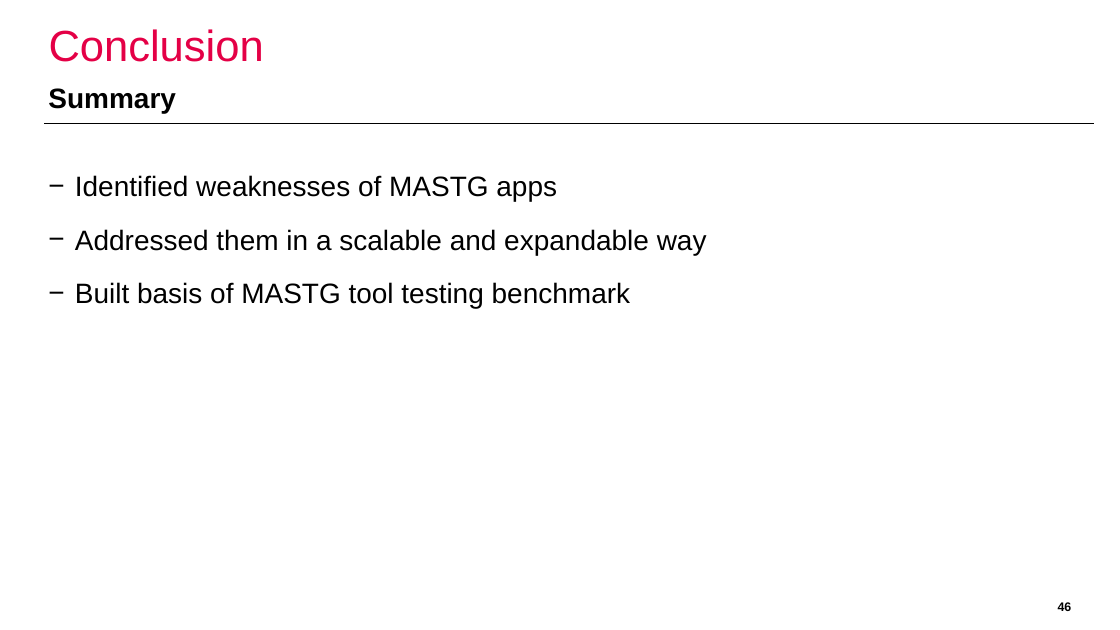
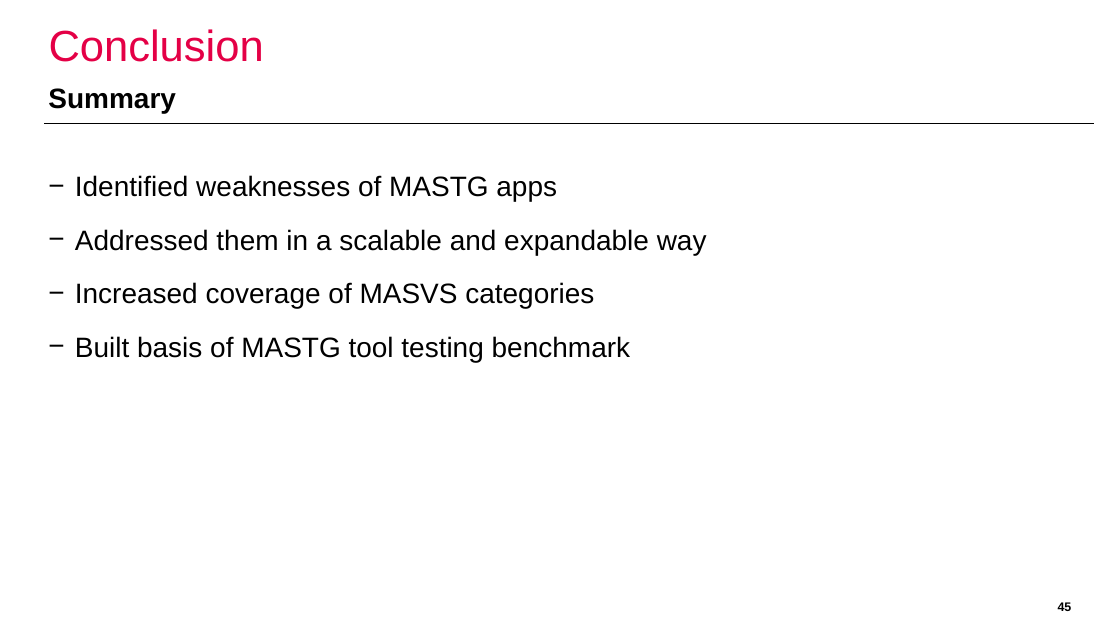
Before and after one commit to domi-cmd/Reference_Application_for_OWASP_MASTG, a slide deck: slide 45 of dev_documents/presentation/ba_thesis_presentation_kronig.pptx (slide 46 before the commit). Drawn at 1120x630 pixels with LibreOffice and Linux fonts; fonts in the diff are those of the drawing; background and template pictures are left out. Boxes give left, top, right and bottom in pixels: in the first picture for what was removed or moved away, otherwise in the second. Text is boxed around its words. In the diff, an @@ line names an element or a change of style, - is before the commit and + after.

```diff
--- a/dev_documents/presentation/ba_thesis_presentation_kronig.pptx
+++ b/dev_documents/presentation/ba_thesis_presentation_kronig.pptx
@@ text at [75,282,594,308]: paragraph added @@
+− Increased coverage of MASVS categories
@@ page number at [1058,602,1072,611]: text changed @@
-46
+45
```
Also in this commit, not shown: 9 other slides changed, 1 slide removed.
